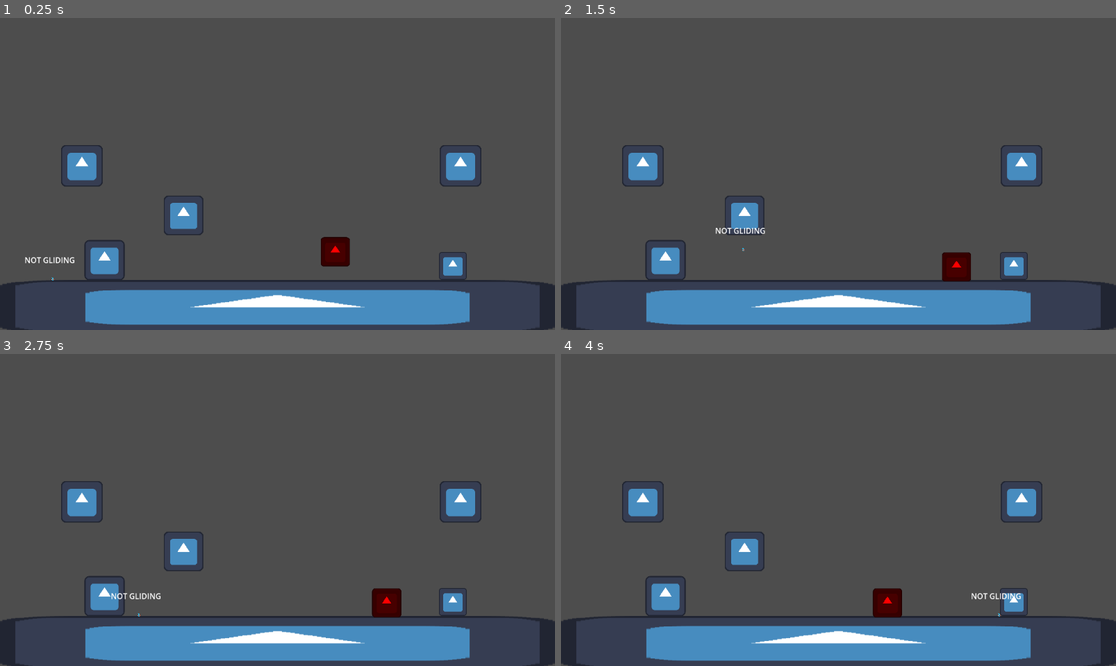
Above: before the commit, frames 1-4 (two rows, left to right).
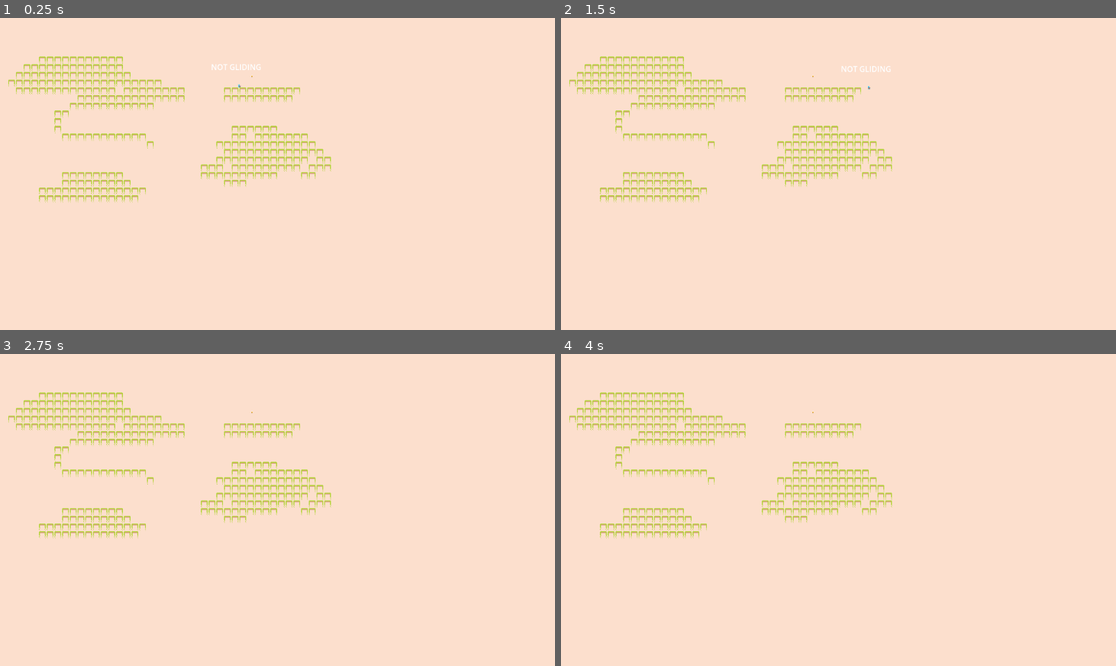
Above: after the commit, the same moments.

Repository: conor-wilson/dr-shrink
Game: Godot game, scene res://scenes/main.tscn
The game is run twice, just before and just after one commit, with the same random seed, the same clock (stepped at 60 frames per second) and the same inputs. The engine's default icon, where the game draws it, is replaced by a stand-in: a white triangle on a blue panel in a dark square.
Inputs:
- Up to frame 1 (0.25 s): no input
- Up to frame 2 (1.5 s): hold Right (Right) from 0.53 s (still down); tap Space (Jump) at 0.77 s
- Up to frame 3 (2.75 s): tap Space (Jump) at 1.52 s; release Right (Right) at 2.03 s; hold Left (Left) from 2.03 s (still down)
- Up to frame 4 (4 s): release Left (Left) at 2.78 s; hold Right (Right) from 2.78 s (still down); tap Space (Jump) at 3.02, 3.77 s

The runs differ from the first frame. In frame 1, 100% of the frame differs, in the area x 0-100%, y 0-100%; in frame 2, 100%; in frame 3, 100%; in frame 4, 100%.

Commit message:
Refactored level to use a tilemap

Diff:
--- a/shrinker/shrinker/scenes/levels/level.tscn
+++ b/shrinker/shrinker/scenes/levels/level.tscn
@@ -1,9 +1,22 @@
-[gd_scene load_steps=2 format=4 uid="uid://2ia1drt3yu51"]
+[gd_scene load_steps=4 format=4 uid="uid://2ia1drt3yu51"]
 
 [ext_resource type="TileSet" uid="uid://c257uwyyh3eq6" path="res://scenes/levels/new_tile_set.tres" id="1_rogcm"]
+[ext_resource type="PackedScene" uid="uid://qqpy727wo2k3" path="res://scenes/entities/player.tscn" id="2_0ahq2"]
+[ext_resource type="PackedScene" uid="uid://dojy0xq2vepd3" path="res://scenes/entities/bee_enemy.tscn" id="3_b4y1d"]
 
 [node name="Level" type="Node2D"]
 
 [node name="TileMapLayer" type="TileMapLayer" parent="."]
 tile_map_data = PackedByteArray("AAAFAAUAAAAJAAAAAAAGAAYAAAAJAAAAAAAHAAYAAAAJAAAAAAAIAAYAAAAJAAAAAAAJAAYAAAAJAAAAAAAKAA …(4224 unchanged characters)…
 tile_set = ExtResource("1_rogcm")
+
+[node name="Player" parent="." instance=ExtResource("2_0ahq2")]
+position = Vector2(497, 141)
+walk_speed = 150.0
+jump_speed = 250.0
+glide_effect = 0.25
+
+[node name="Enemies" type="Node2D" parent="."]
+
+[node name="Bee" parent="Enemies" instance=ExtResource("3_b4y1d")]
+position = Vector2(523, 121)
--- a/shrinker/shrinker/scenes/levels/new_tile_set.tres
+++ b/shrinker/shrinker/scenes/levels/new_tile_set.tres
@@ -5,29 +5,54 @@
 [sub_resource type="TileSetAtlasSource" id="TileSetAtlasSource_1afa0"]
 texture = ExtResource("1_vujv8")
 3:0/0 = 0
+3:0/0/physics_layer_0/polygon_0/points = PackedVector2Array(-8, -8, 8, -8, 8, 8, -8, 8)
 4:0/0 = 0
+4:0/0/physics_layer_0/polygon_0/points = PackedVector2Array(-8, -8, 8, -8, 8, 8, -8, 8)
 5:0/0 = 0
+5:0/0/physics_layer_0/polygon_0/points = PackedVector2Array(-8, -8, 8, -8, 8, 8, -8, 8)
 6:0/0 = 0
+6:0/0/physics_layer_0/polygon_0/points = PackedVector2Array(-8, -8, 8, -8, 8, 8, -8, 8)
 7:0/0 = 0
+7:0/0/physics_layer_0/polygon_0/points = PackedVector2Array(-8, -8, 8, -8, 8, 8, -8, 8)
 8:0/0 = 0
+8:0/0/physics_layer_0/polygon_0/points = PackedVector2Array(-8, -8, 8, -8, 8, 8, -8, 8)
 9:0/0 = 0
+9:0/0/physics_layer_0/polygon_0/points = PackedVector2Array(-8, -8, 8, -8, 8, 8, -8, 8)
 3:1/0 = 0
+3:1/0/physics_layer_0/polygon_0/points = PackedVector2Array(-8, -8, 8, -8, 8, 8, -8, 8)
 4:1/0 = 0
+4:1/0/physics_layer_0/polygon_0/points = PackedVector2Array(-8, -8, 8, -8, 8, 8, -8, 8)
 5:1/0 = 0
+5:1/0/physics_layer_0/polygon_0/points = PackedVector2Array(-8, -8, 8, -8, 8, 8, -8, 8)
 6:1/0 = 0
+6:1/0/physics_layer_0/polygon_0/points = PackedVector2Array(-8, -8, 8, -8, 8, 8, -8, 8)
 7:1/0 = 0
+7:1/0/physics_layer_0/polygon_0/points = PackedVector2Array(-8, -8, 8, -8, 8, 8, -8, 8)
 8:1/0 = 0
+8:1/0/physics_layer_0/polygon_0/points = PackedVector2Array(-8, -8, 8, -8, 8, 8, -8, 8)
 9:1/0 = 0
+9:1/0/physics_layer_0/polygon_0/points = PackedVector2Array(-8, -8, 8, -8, 8, 8, -8, 8)
 0:2/0 = 0
+0:2/0/physics_layer_0/polygon_0/points = PackedVector2Array(-8, -8, 8, -8, 8, 8, -8, 8)
 1:2/0 = 0
+1:2/0/physics_layer_0/polygon_0/points = PackedVector2Array(-8, -8, 8, -8, 8, 8, -8, 8)
 2:2/0 = 0
+2:2/0/physics_layer_0/polygon_0/points = PackedVector2Array(-8, -8, 8, -8, 8, 8, -8, 8)
 3:2/0 = 0
+3:2/0/physics_layer_0/polygon_0/points = PackedVector2Array(-8, -8, 8, -8, 8, 8, -8, 8)
 4:2/0 = 0
+4:2/0/physics_layer_0/polygon_0/points = PackedVector2Array(-8, -8, 8, -8, 8, 8, -8, 8)
 5:2/0 = 0
+5:2/0/physics_layer_0/polygon_0/points = PackedVector2Array(-8, -8, 8, -8, 8, 8, -8, 8)
 6:2/0 = 0
+6:2/0/physics_layer_0/polygon_0/points = PackedVector2Array(-8, -8, 8, -8, 8, 8, -8, 8)
 7:2/0 = 0
+7:2/0/physics_layer_0/polygon_0/points = PackedVector2Array(-8, -8, 8, -8, 8, 8, -8, 8)
 8:2/0 = 0
+8:2/0/physics_layer_0/polygon_0/points = PackedVector2Array(-8, -8, 8, -8, 8, 8, -8, 8)
 9:2/0 = 0
+9:2/0/physics_layer_0/polygon_0/points = PackedVector2Array(-8, -8, 8, -8, 8, 8, -8, 8)
 
 [resource]
+physics_layer_0/collision_layer = 1
 sources/0 = SubResource("TileSetAtlasSource_1afa0")
--- a/shrinker/shrinker/scenes/main.tscn
+++ b/shrinker/shrinker/scenes/main.tscn
@@ -1,40 +1,15 @@
-[gd_scene load_steps=4 format=3 uid="uid://dvedm0us3v54"]
+[gd_scene load_steps=2 format=3 uid="uid://dvedm0us3v54"]
 
-[ext_resource type="PackedScene" uid="uid://bine8ows64qgc" path="res://scenes/levels/platform.tscn" id="1_x66ke"]
-[ext_resource type="PackedScene" uid="uid://qqpy727wo2k3" path="res://scenes/entities/player.tscn" id="2_yg8x5"]
-[ext_resource type="PackedScene" uid="uid://cu4lgm6j38g3t" path="res://scenes/entities/rat.tscn" id="3_h4ul5"]
+[ext_resource type="PackedScene" uid="uid://2ia1drt3yu51" path="res://scenes/levels/level.tscn" id="2_aqpo2"]
 
-[node name="Main" type="Node2D"]
+[node name="Main" type="Node"]
 
-[node name="Platform" parent="." instance=ExtResource("1_x66ke")]
-position = Vector2(576, 599)
-scale = Vector2(9.07112, 0.857065)
+[node name="BG" type="CanvasLayer" parent="."]
+layer = -1
 
-[node name="Platform2" parent="." instance=ExtResource("1_x66ke")]
-position = Vector2(217, 503)
-scale = Vector2(0.656121, 0.656121)
+[node name="ColorRect" type="ColorRect" parent="BG"]
+offset_right = 1152.0
+offset_bottom = 648.0
+color = Color(0.988235, 0.87451, 0.803922, 1)
 
-[node name="Platform3" parent="." instance=ExtResource("1_x66ke")]
-position = Vector2(381, 410)
-scale = Vector2(0.646299, 0.646299)
-
-[node name="Platform4" parent="." instance=ExtResource("1_x66ke")]
-position = Vector2(170, 307)
-scale = Vector2(0.676732, 0.676732)
-
-[node name="Platform5" parent="." instance=ExtResource("1_x66ke")]
-position = Vector2(956, 307)
-scale = Vector2(0.676732, 0.676732)
-
-[node name="Platform6" parent="." instance=ExtResource("1_x66ke")]
-position = Vector2(940, 515)
-scale = Vector2(0.457966, 0.457966)
-
-[node name="Player" parent="." instance=ExtResource("2_yg8x5")]
-position = Vector2(110, 513)
-walk_speed = 600.0
-gravity_multiplier = 1.5
-glide_effect = 0.25
-
-[node name="Rat" parent="." instance=ExtResource("3_h4ul5")]
-position = Vector2(671, 457)
+[node name="Level" parent="." instance=ExtResource("2_aqpo2")]
